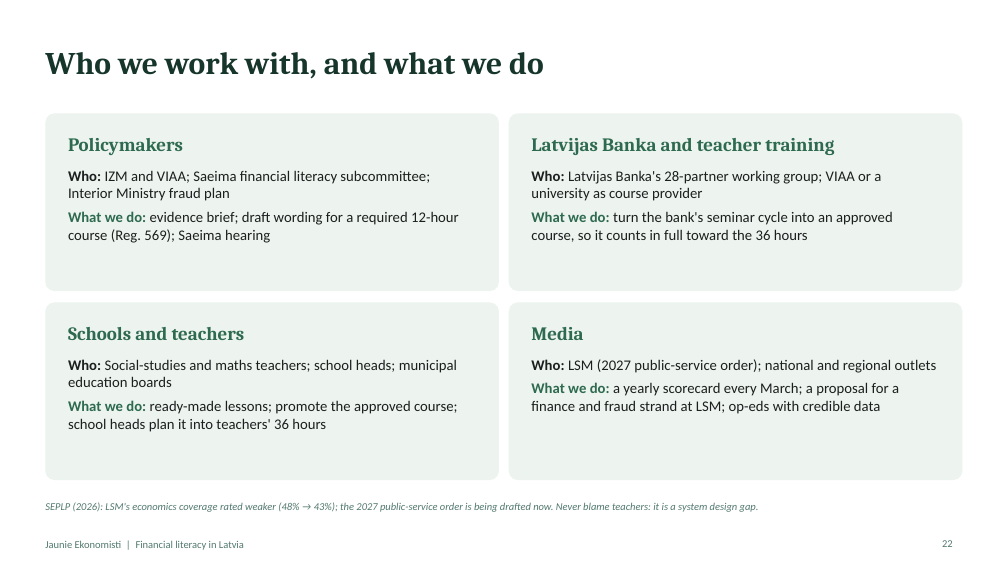
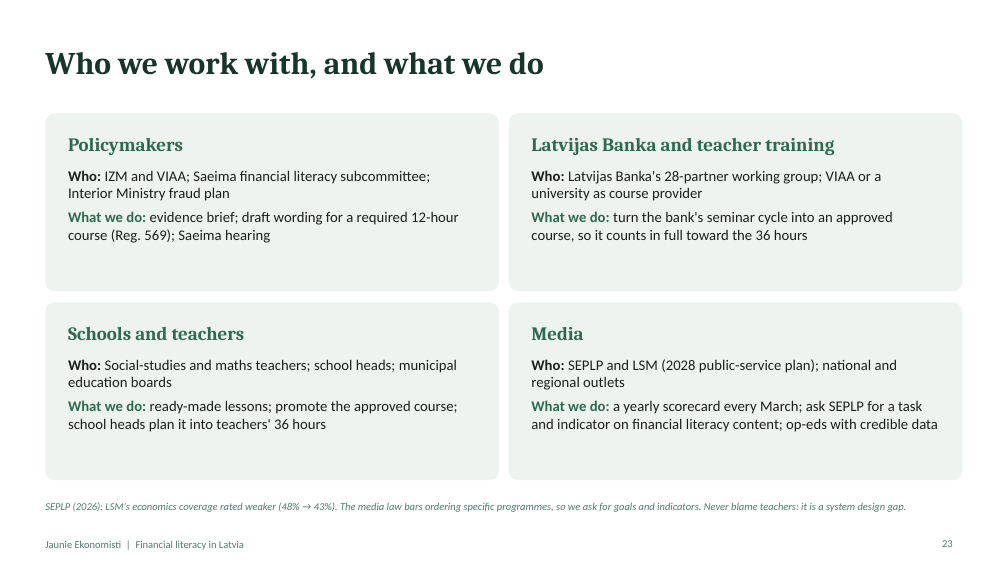
Before and after one commit to ArtisLV890/Elective-Impact-Making-for-the-Competitiveness-and-Data-Driven-Decisions-2026-2027, a slide deck: slide 23 of financial-literacy/presentation/Financial literacy in Latvia - presentation.pptx (slide 22 before the commit). Drawn at 1008x567 pixels with LibreOffice and Linux fonts; fonts in the diff are those of the drawing. Boxes give left, top, right and bottom in pixels: in the first picture for what was removed or moved away, otherwise in the second. Text is boxed around its words. In the diff, an @@ line names an element or a change of style, - is before the commit and + after.

```diff
--- a/financial-literacy/presentation/Financial literacy in Latvia - presentation.pptx
+++ b/financial-literacy/presentation/Financial literacy in Latvia - presentation.pptx
@@ text at <box>531,359,938,432</box>: text changed @@
-Who: LSM (2027 public-service order); national and regional outlets
-What we do: a yearly scorecard every March; a proposal for a finance and fraud strand at LSM; op-eds with credible data
+Who: SEPLP and LSM (2028 public-service plan); national and regional outlets
+What we do: a yearly scorecard every March; ask SEPLP for a task and indicator on financial literacy content; op-eds with credible data
@@ text at <box>45,502,907,512</box>: text changed @@
-SEPLP (2026): LSM's economics coverage rated weaker (48% → 43%); the 2027 public-service order is being drafted now. Never blame teachers: it is a system design gap.
+SEPLP (2026): LSM's economics coverage rated weaker (48% → 43%). The media law bars ordering specific programmes, so we ask for goals and indicators. Never blame teachers: it is a system design gap.
```
Also in this commit, not shown: 12 other slides changed, 4 slides added, 1 slide removed, 9 other files.
